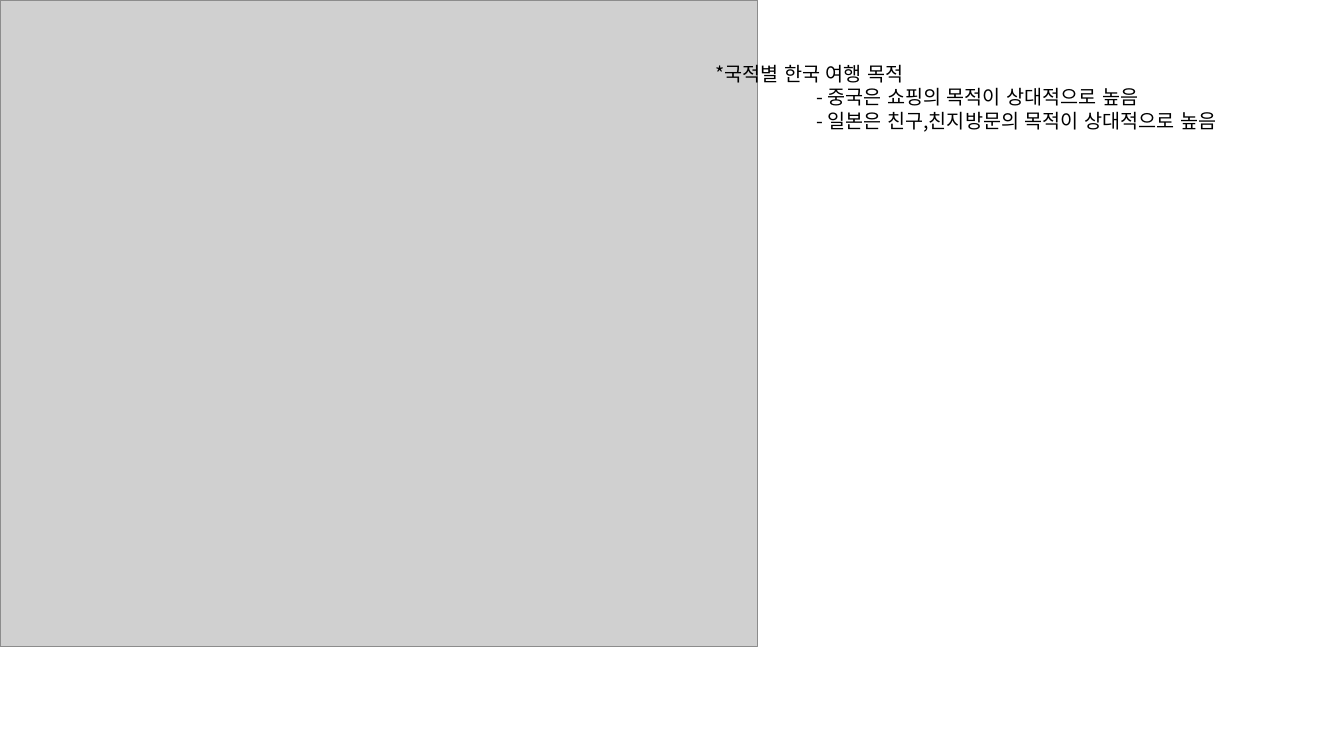
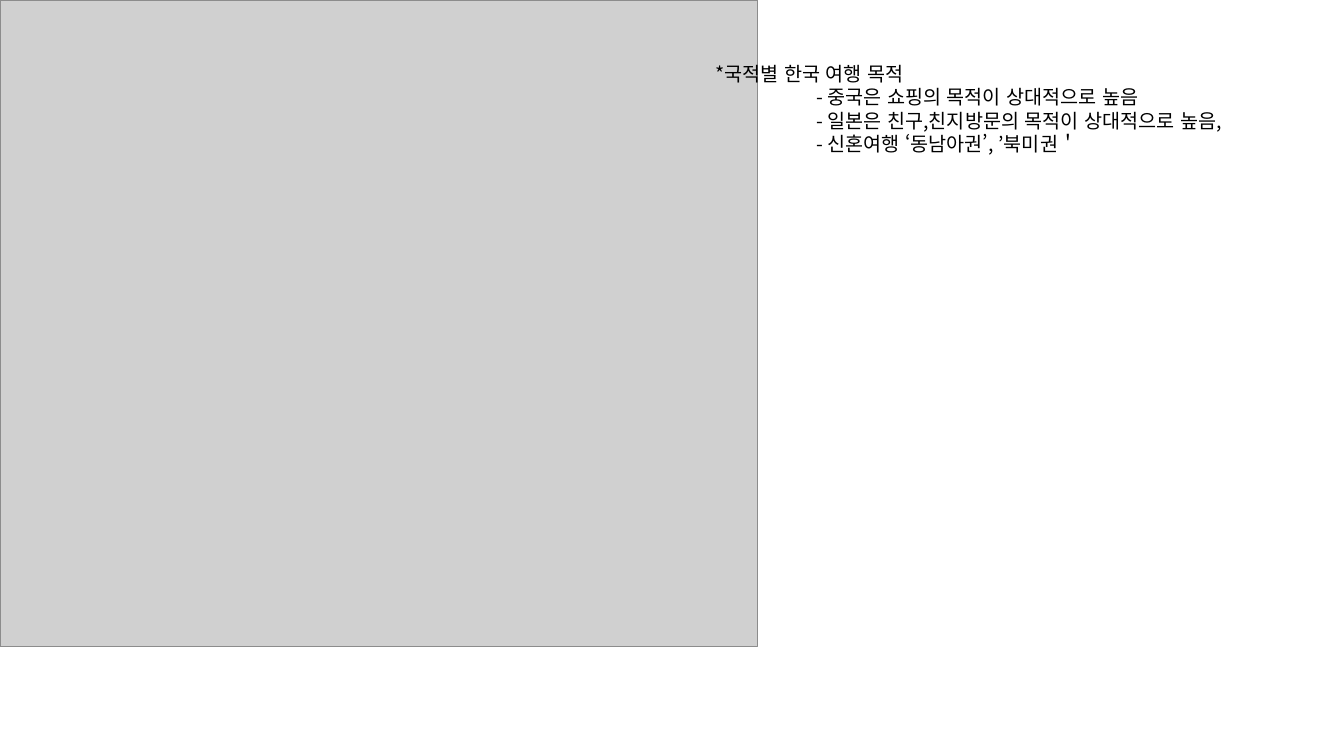
Before and after one commit to so-jeong0127/6-project, a slide deck: slide 7 of 김신혁/191215/r 그래프.pptx (slide 6 before the commit). Drawn at 1344x756 pixels with LibreOffice and Linux fonts; fonts in the diff are those of the drawing; grey boxes stand for pictures. Boxes give left, top, right and bottom in pixels: in the first picture for what was removed or moved away, otherwise in the second. Text is boxed around its words. In the diff, an @@ line names an element or a change of style, - is before the commit and + after.

```diff
--- a/김신혁/191215/r 그래프.pptx
+++ b/김신혁/191215/r 그래프.pptx
@@ text at <box>828,111,1222,155</box>: text changed @@
-- 일본은 친구,친지방문의 목적이 상대적으로 높음
+- 일본은 친구,친지방문의 목적이 상대적으로 높음,
+- 신혼여행 ‘동남아권’, ’북미권＇
```
Also in this commit, not shown: 1 slide added, 1 other file.
